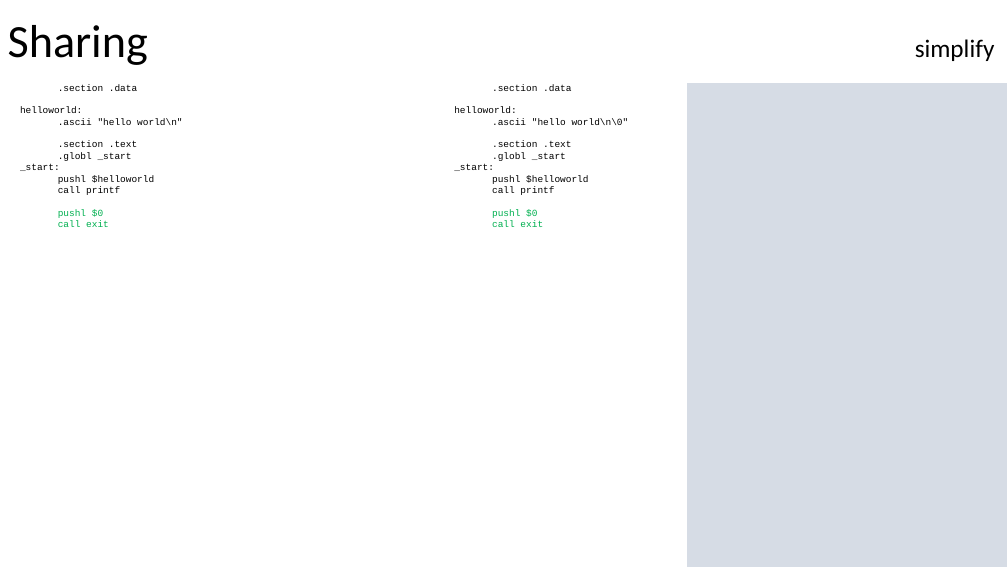
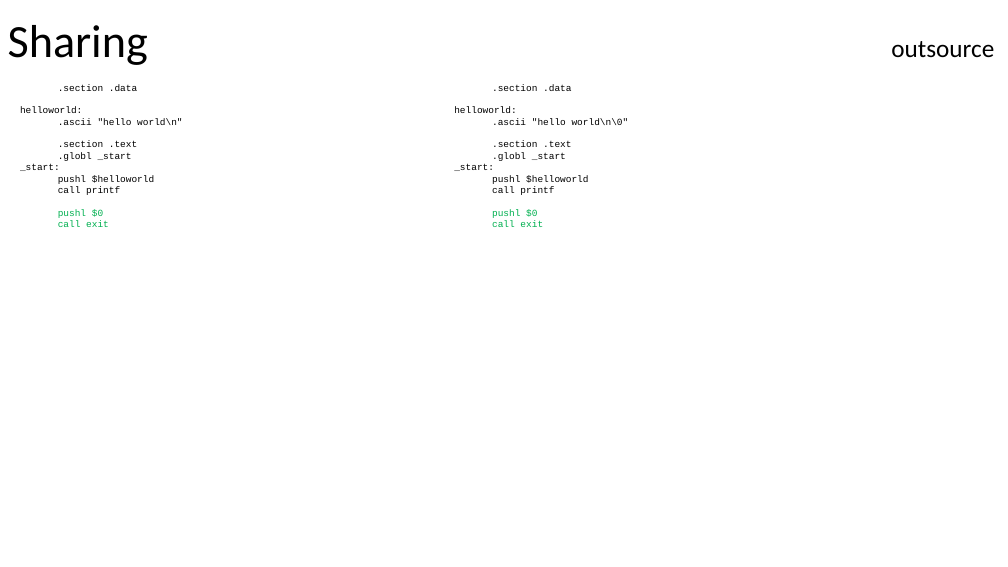
Before and after one commit to Jsalaz1989/x86-Assembly-ATT, a slide deck: slide 12 of sharing/8.0 Sharing.pptx. Drawn at 1008x567 pixels with LibreOffice and Linux fonts; fonts in the diff are those of the drawing. Boxes give left, top, right and bottom in pixels: in the first picture for what was removed or moved away, otherwise in the second. Text is boxed around its words. In the diff, an @@ line names an element or a change of style, - is before the commit and + after.

```diff
--- a/sharing/8.0 Sharing.pptx
+++ b/sharing/8.0 Sharing.pptx
@@ title at <box>8,25,994,65</box>: text changed @@
-Sharing simplify
+Sharing outsource
@@ rectangle removed at <box>687,84,1006,567</box> @@
```
Also in this commit, not shown: 19 other slides changed.
